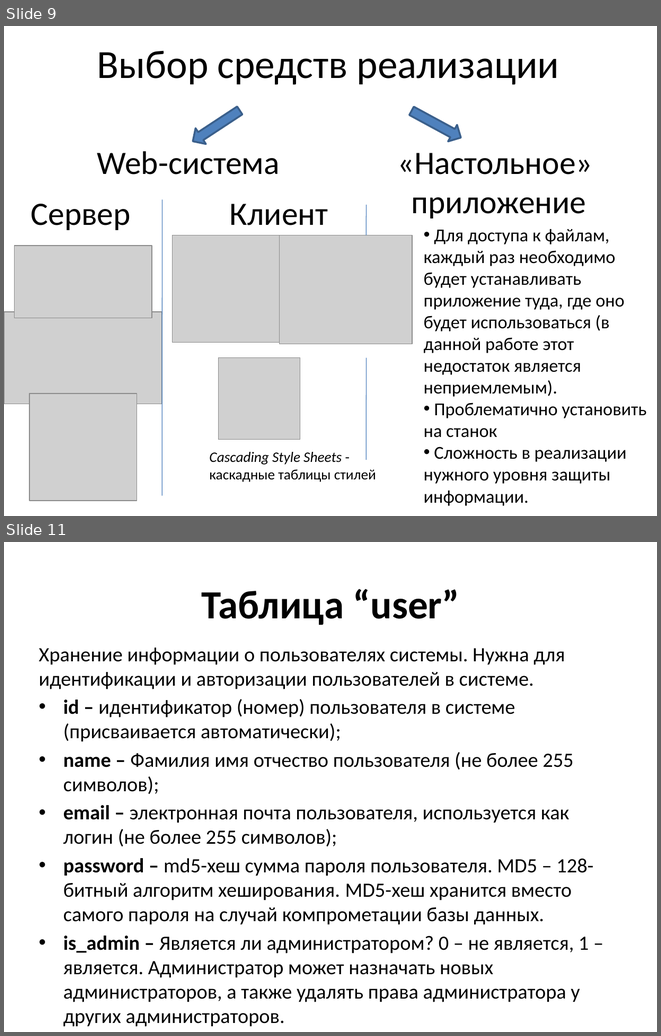
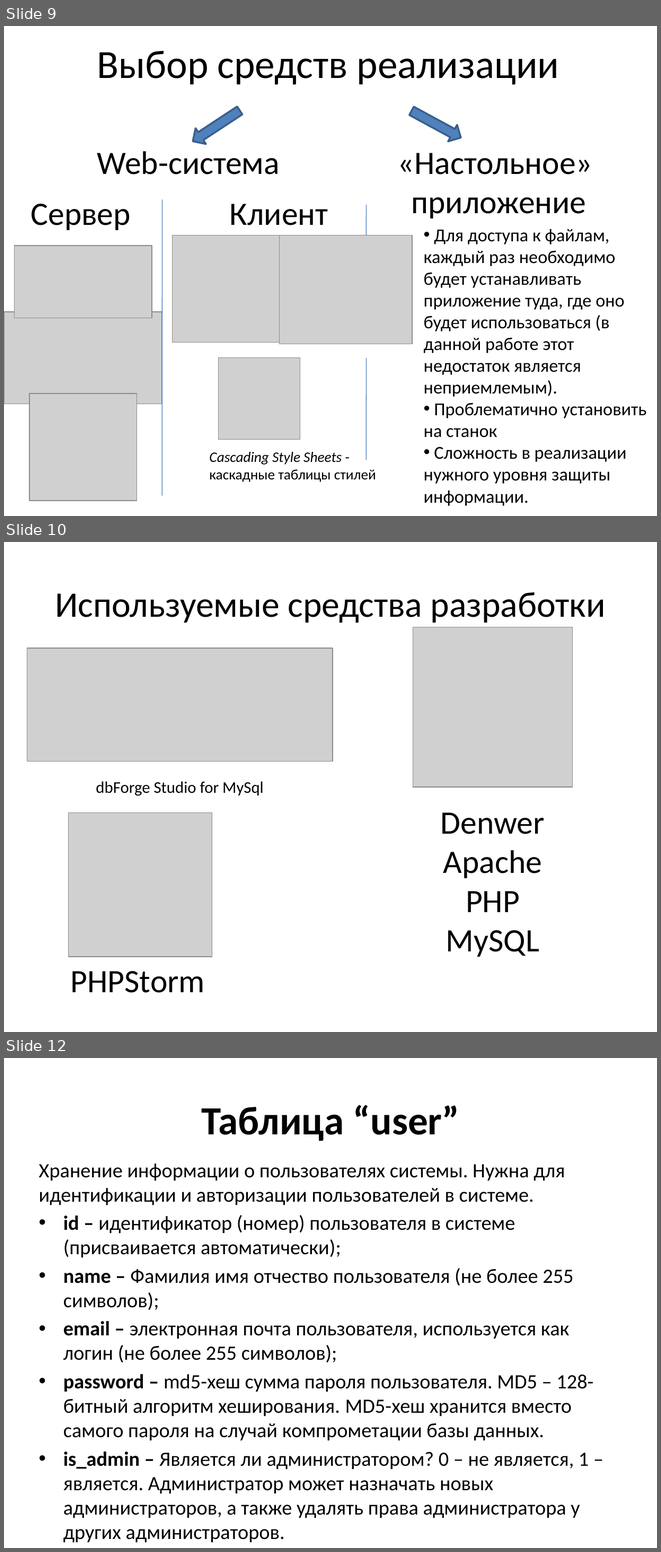
Before and after one commit to stden/diplomx, a slide deck: Кудрявцев Иван Владиславович/Презентация к диплому.pptx. Shown one above the other, each under a label of ours: slides 9 and 11 before the commit, slides 9, 10 and 12 after it; the slides between them are not shown. The pictures are 661x1036 and 661x1552 pixels, drawn with LibreOffice and Linux fonts; fonts in the diff are those of the drawing; grey boxes stand for pictures. Boxes give left, top, right and bottom in pixels: in the first picture for what was removed or moved away, otherwise in the second. Text is boxed around its words. In the diff, an @@ line names an element or a change of style, - is before the commit and + after.

```diff
--- a/Кудрявцев Иван Владиславович/Презентация к диплому.pptx
+++ b/Кудрявцев Иван Владиславович/Презентация к диплому.pptx
@@ slide 10 added at (4, 542, 657, 1032), background #FFFFFF @@
@@ title added at (55, 592, 606, 623), 39.6 pt, text #000000 @@
+Используемые средства разработки
@@ picture added at (413, 627, 573, 787) @@
@@ picture added at (27, 648, 333, 761) @@
@@ text added at (96, 781, 264, 796), 18 pt, text #000000 @@
+dbForge Studio for MySql
@@ picture added at (68, 812, 212, 956) @@
@@ text added at (441, 812, 545, 956), 36 pt, text #000000 @@
+Denwer
+Apache
+PHP
+MySQL
@@ text added at (71, 971, 205, 992), 36 pt, text #000000 @@
+PHPStorm
@@ what was slide 11 is now slide 12 @@
```
Also in this commit, not shown: 2 slides changed, 4 other files.
